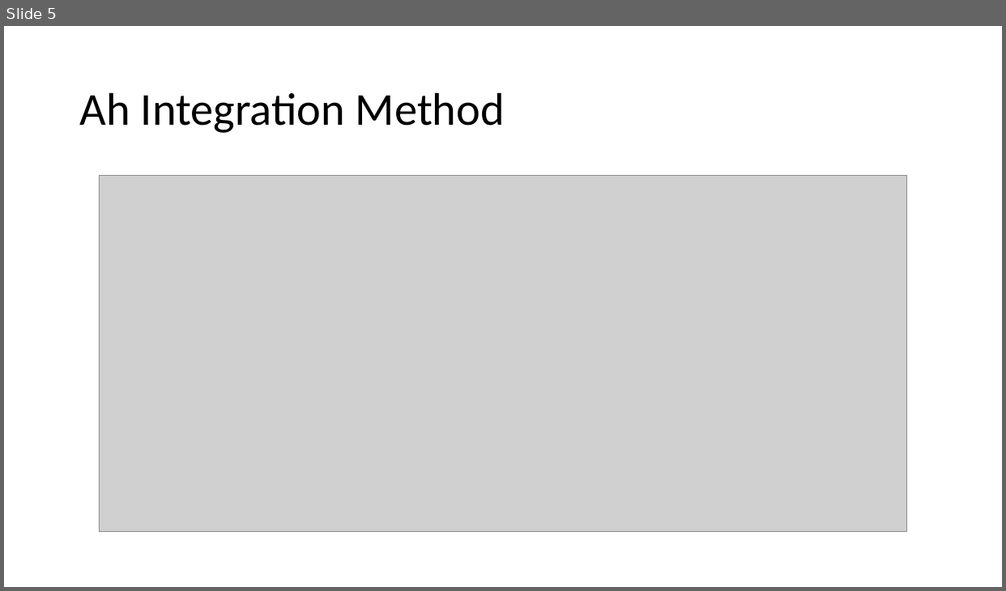
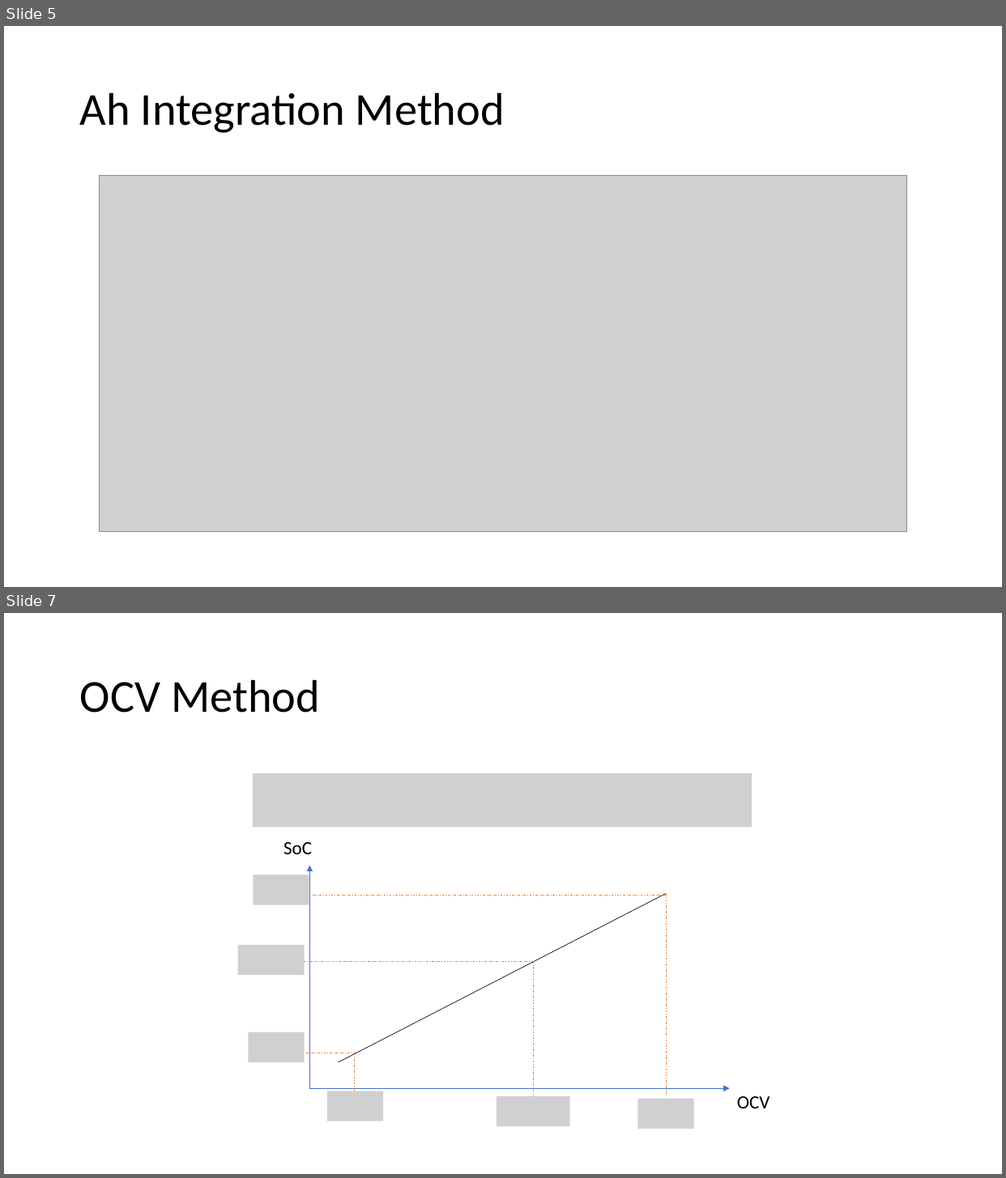
Before and after one commit to DrHammerhead/SoC-estimation, a slide deck: SoC Estimation.pptx. Shown one above the other, each under a label of ours: slide 5 before the commit, slides 5 and 7 after it; the slides between them are not shown. The pictures are 1006x591 and 1006x1178 pixels, drawn with LibreOffice and Linux fonts; fonts in the diff are those of the drawing; grey boxes stand for pictures. Boxes give left, top, right and bottom in pixels: in the first picture for what was removed or moved away, otherwise in the second. Text is boxed around its words. In the diff, an @@ line names an element or a change of style, - is before the commit and + after.

```diff
--- a/SoC Estimation.pptx
+++ b/SoC Estimation.pptx
@@ slide 7 added at [4,613,1002,1174], background #FFFFFF @@
@@ title added at [80,679,320,713], 44 pt, text #000000 @@
+OCV Method
@@ picture added at [253,773,752,827] @@
@@ text added at [283,842,312,854], 18 pt, text #000000 @@
+SoC
@@ picture added at [253,875,309,905] @@
@@ arrow added from (309, 1090) to (309, 865), #4472C4 0.5 pt @@
@@ line added from (666, 895) to (303, 895), #ED7D31 0.5 pt dashed @@
@@ line added from (339, 1063) to (666, 894), #000000 0.5 pt @@
@@ line added from (666, 894) to (666, 1097), #ED7D31 0.5 pt dashed @@
@@ picture added at [237,945,305,975] @@
@@ line added from (533, 962) to (303, 962), #ED7D31 0.5 pt dashed @@
@@ line added from (533, 962) to (533, 1097), #ED7D31 0.5 pt dashed @@
@@ picture added at [248,1033,305,1063] @@
@@ line added from (355, 1054) to (305, 1054), #ED7D31 0.5 pt dashed @@
@@ line added from (355, 1054) to (355, 1102), #ED7D31 0.5 pt dashed @@
@@ arrow added from (309, 1088) to (730, 1088), #4472C4 0.5 pt @@
@@ picture added at [327,1092,384,1122] @@
@@ picture added at [496,1097,570,1127] @@
@@ text added at [737,1097,770,1109], 18 pt, text #000000 @@
+OCV
@@ picture added at [638,1099,694,1129] @@
```
Also in this commit, not shown: 2 other slides added.
